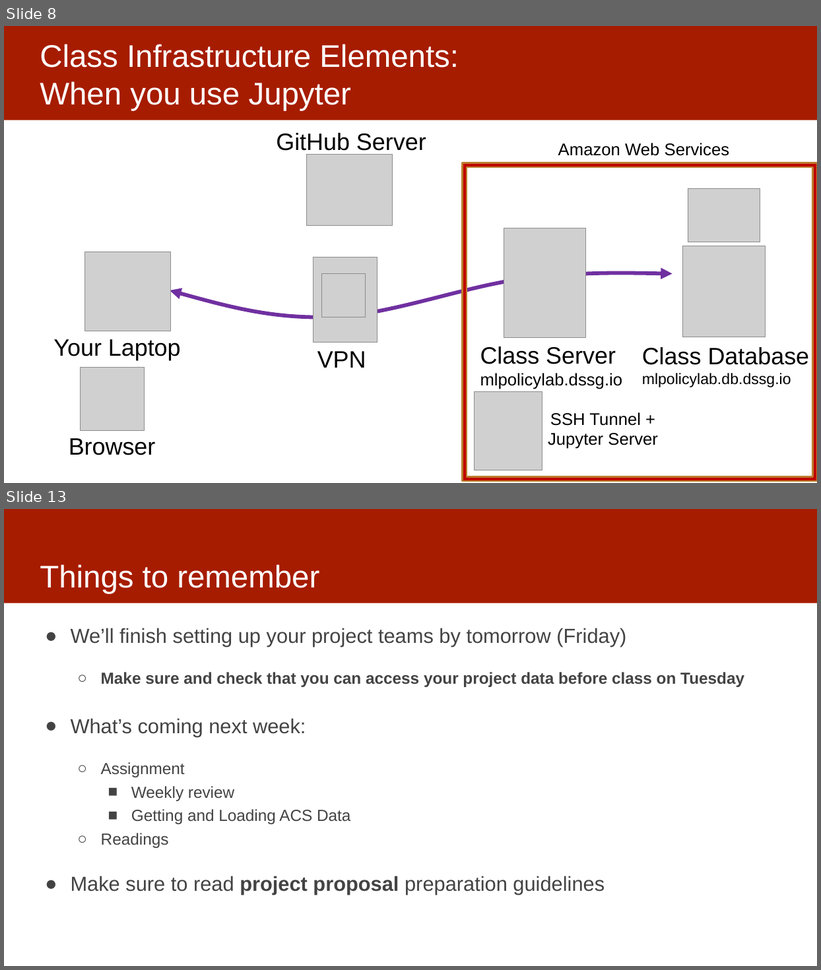
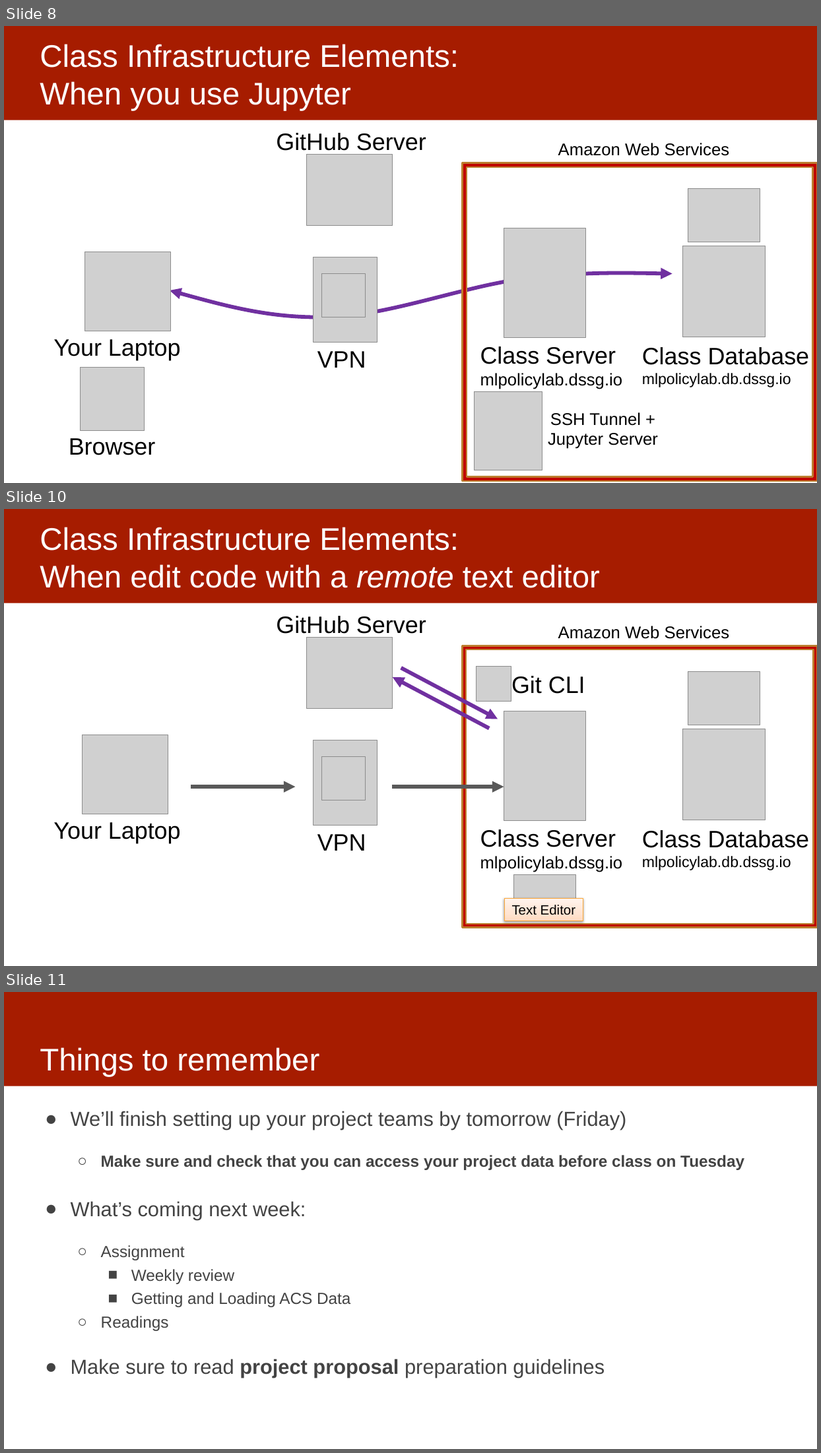
Before and after one commit to dssg/mlforpublicpolicylab, a slide deck: 02 - Case Studies and Acquiring Data/data -- discussion.pptx. Shown one above the other, each under a label of ours: slides 8 and 13 before the commit, slides 8, 10 and 11 after it; the slides between them are not shown. The pictures are 821x970 and 821x1453 pixels, drawn with LibreOffice and Linux fonts; fonts in the diff are those of the drawing; grey boxes stand for pictures. Boxes give left, top, right and bottom in pixels: in the first picture for what was removed or moved away, otherwise in the second. Text is boxed around its words. In the diff, an @@ line names an element or a change of style, - is before the commit and + after.

Commit message:
more tech infra diagram updates

```diff
--- a/02 - Case Studies and Acquiring Data/data -- discussion.pptx
+++ b/02 - Case Studies and Acquiring Data/data -- discussion.pptx
@@ slide 10 added at (4, 509, 817, 966), background #FFFFFF; not listed: 1 template element that a slide beside it also shows @@
@@ title added at (40, 527, 601, 588), 37 pt, text #FFFFFF @@
+Class Infrastructure Elements:
+When edit code with a remote text editor
@@ text added at (276, 616, 426, 638), 28 pt, text #000000 @@
+GitHub Server
@@ text added at (558, 626, 729, 639), 20 pt, text #000000 @@
+Amazon Web Services
@@ picture added at (306, 637, 393, 708) @@
@@ frame added at (463, 646, 817, 928), fill #C00000, outline #BD7F2F 2 pt @@
@@ picture added at (477, 666, 512, 702) @@
@@ arrow added from (490, 729) to (393, 677), #7030A0 4.5 pt @@
@@ arrow added from (401, 668) to (498, 720), #7030A0 4.5 pt @@
@@ text added at (512, 676, 585, 694), 28 pt, text #000000 @@
+Git CLI
@@ picture added at (688, 671, 760, 725) @@
@@ picture added at (504, 712, 586, 821) @@
@@ picture added at (82, 735, 168, 814) @@
@@ picture added at (314, 741, 377, 826) @@
@@ picture added at (683, 729, 765, 820) @@
@@ picture added at (322, 757, 366, 801) @@
@@ arrow added from (191, 787) to (296, 787), #595959 4.5 pt @@
@@ arrow added from (392, 787) to (504, 787), #595959 4.5 pt @@
@@ text added at (54, 823, 181, 844), 28 pt, text #000000 @@
+Your Laptop
@@ text added at (318, 834, 366, 851), 28 pt, text #000000 @@
+VPN
@@ text added at (481, 830, 623, 873), 20 pt, text #000000 @@
+Class Server
+mlpolicylab.dssg.io
@@ text added at (642, 830, 810, 871), 18 pt, text #000000 @@
+Class Database
+mlpolicylab.db.dssg.io
@@ picture added at (514, 875, 576, 912) @@
@@ rectangle added at (505, 899, 583, 921), fill gradient #FFDAC0 to #FFE5D3 to #FFF5EE, outline #FEA83A 0.75 pt, 16 pt, text #000000 @@
+Text Editor
@@ what was slide 13 is now slide 11 @@
```
Also in this commit, not shown: 1 slide changed, 3 slides removed.
